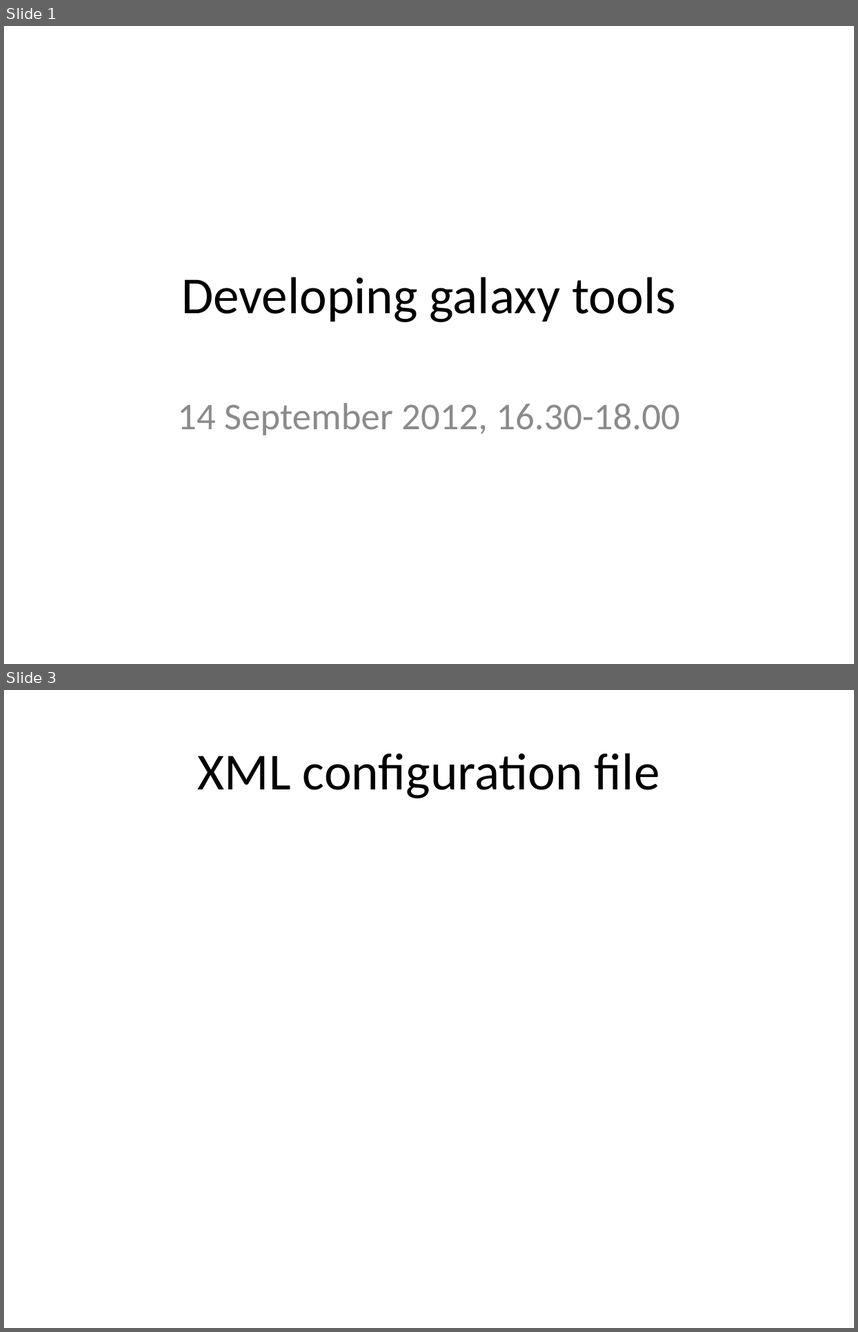
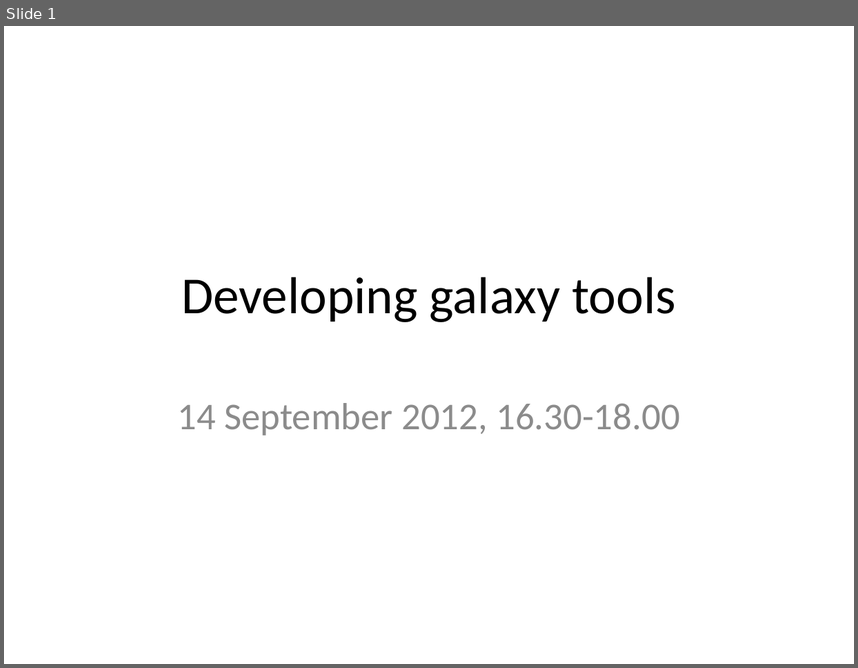
Before and after one commit to rvosa/ngs-workflows, a slide deck: doc/slides/day4/session4/DevelopingGalaxy.pptx. Shown one above the other, each under a label of ours: slides 1 and 3 before the commit, slide 1 after it; the slides between them are not shown. The pictures are 858x1332 and 858x668 pixels, drawn with LibreOffice and Linux fonts; fonts in the diff are those of the drawing. Boxes give left, top, right and bottom in pixels: in the first picture for what was removed or moved away, otherwise in the second. Text is boxed around its words. In the diff, an @@ line names an element or a change of style, - is before the commit and + after.

```diff
--- a/doc/slides/day4/session4/DevelopingGalaxy.pptx
+++ b/doc/slides/day4/session4/DevelopingGalaxy.pptx
@@ slide 3 removed at [4,690,854,1328], background #FFFFFF @@
@@ title removed at [198,753,660,798] @@
-XML configuration file
```
Also in this commit, not shown: 1 slide changed, 11 slides added, 3 other slides removed.
